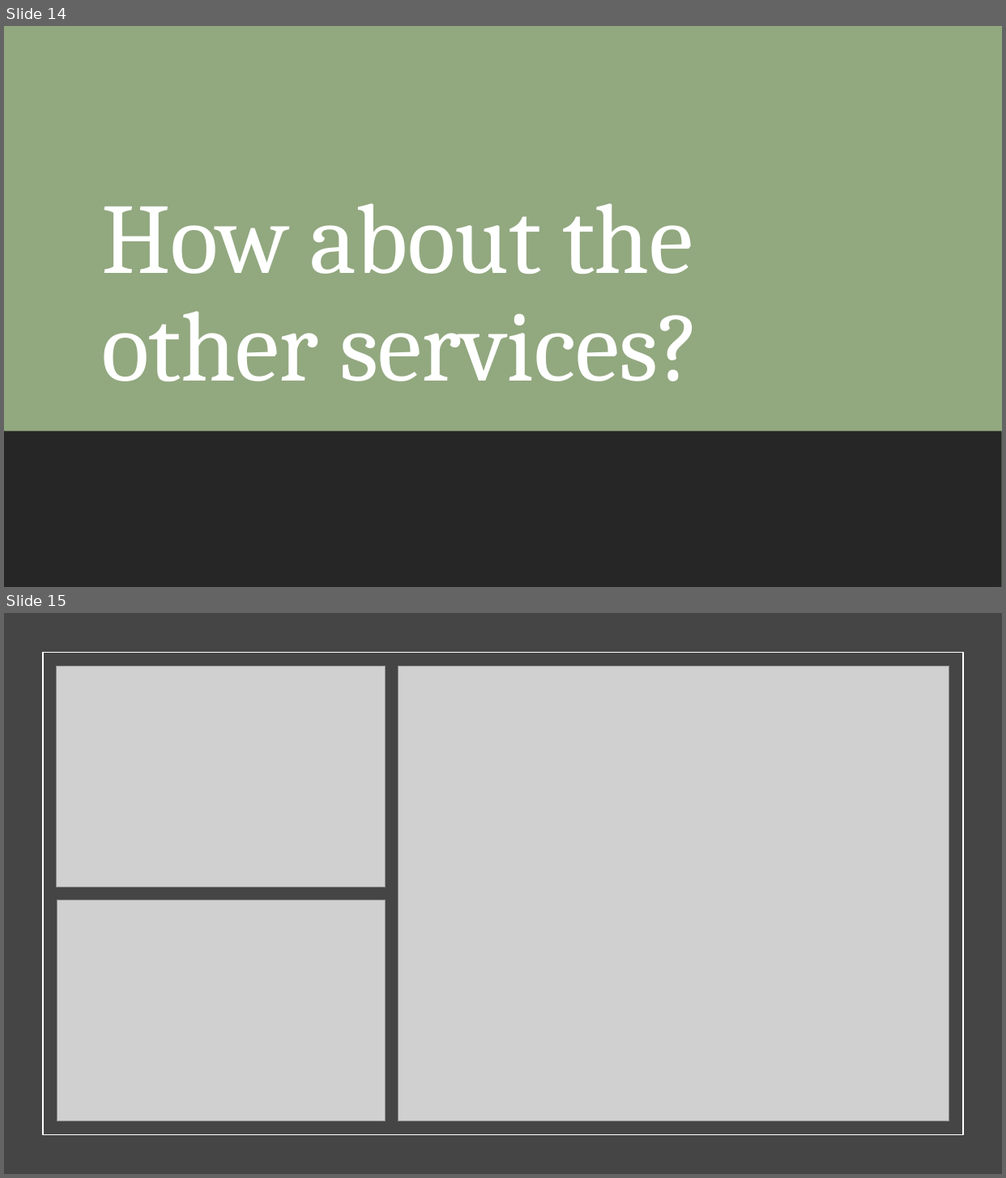
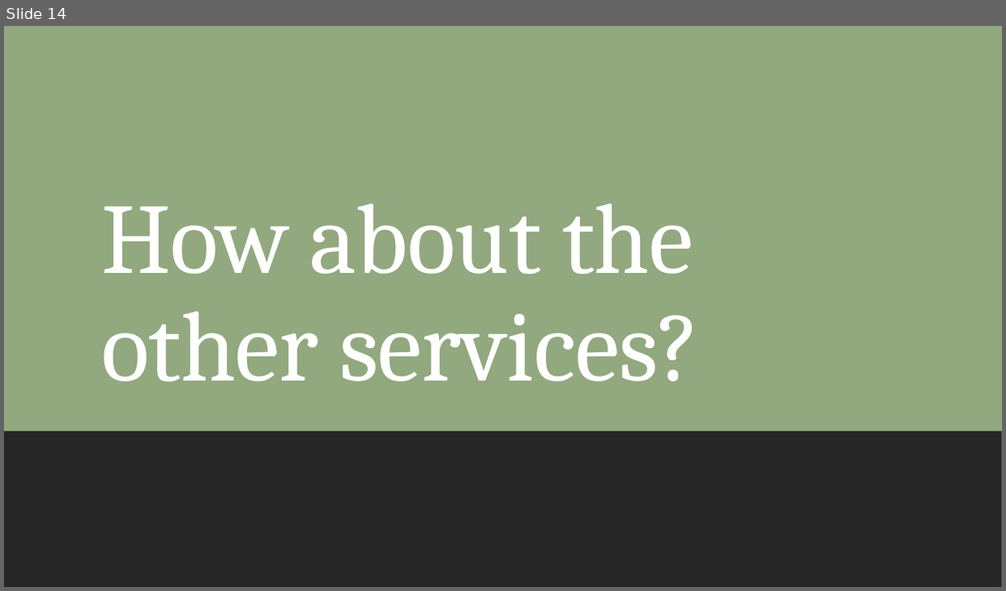
Before and after one commit to datasci611/bios611-projects-fall-2019-alvinthomas, a slide deck: project_1/results/project1_presentation_alvinthomas.pptx. Shown one above the other, each under a label of ours: slides 14 and 15 before the commit, slide 14 after it. The pictures are 1006x1178 and 1006x591 pixels, drawn with LibreOffice and Linux fonts; fonts in the diff are those of the drawing; grey boxes stand for pictures. Boxes give left, top, right and bottom in pixels: in the first picture for what was removed or moved away, otherwise in the second. Text is boxed around its words. In the diff, an @@ line names an element or a change of style, - is before the commit and + after.

```diff
--- a/project_1/results/project1_presentation_alvinthomas.pptx
+++ b/project_1/results/project1_presentation_alvinthomas.pptx
@@ slide 15 removed at (4, 613, 1002, 1174), background #454545 @@
@@ rectangle removed at (4, 613, 1002, 1174) @@
@@ rectangle removed at (43, 653, 963, 1135) @@
@@ picture removed at (57, 666, 385, 887) @@
@@ picture removed at (398, 666, 949, 1122) @@
@@ picture removed at (57, 901, 385, 1122) @@
@@ rectangle removed at (4, 1137, 1002, 1174) @@
```
Also in this commit, not shown: 5 slides changed, 2 slides added, 1 other file.
